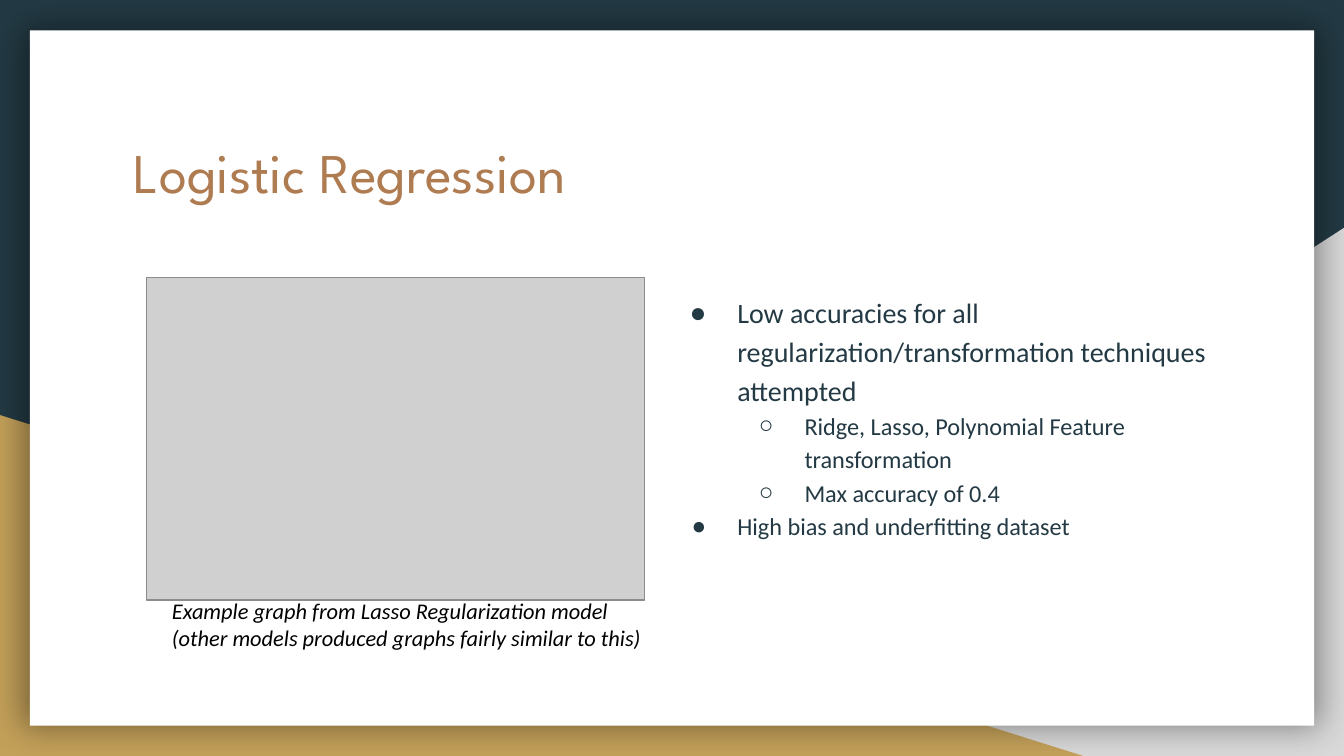
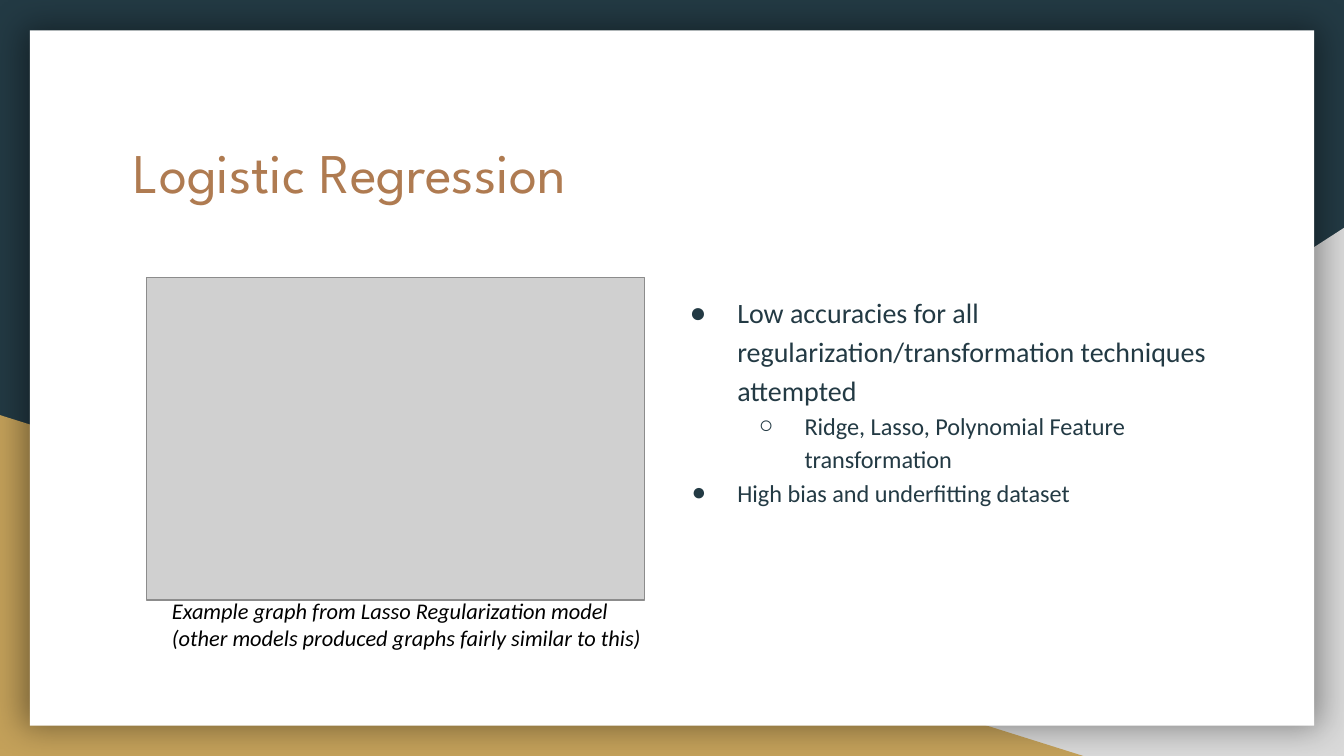
Before and after one commit to simrankaursoin/ILoveML, a slide deck: slide 7 of ML presentation.pptx. Drawn at 1344x756 pixels with LibreOffice and Linux fonts; fonts in the diff are those of the drawing; grey boxes stand for pictures. Boxes give left, top, right and bottom in pixels: in the first picture for what was removed or moved away, otherwise in the second. Text is boxed around its words. In the diff, an @@ line names an element or a change of style, - is before the commit and + after.

```diff
--- a/ML presentation.pptx
+++ b/ML presentation.pptx
@@ text at box(805, 485, 1000, 506): paragraph removed @@
-  ○ Max accuracy of 0.4
```
Also in this commit, not shown: 1 other slide changed.
